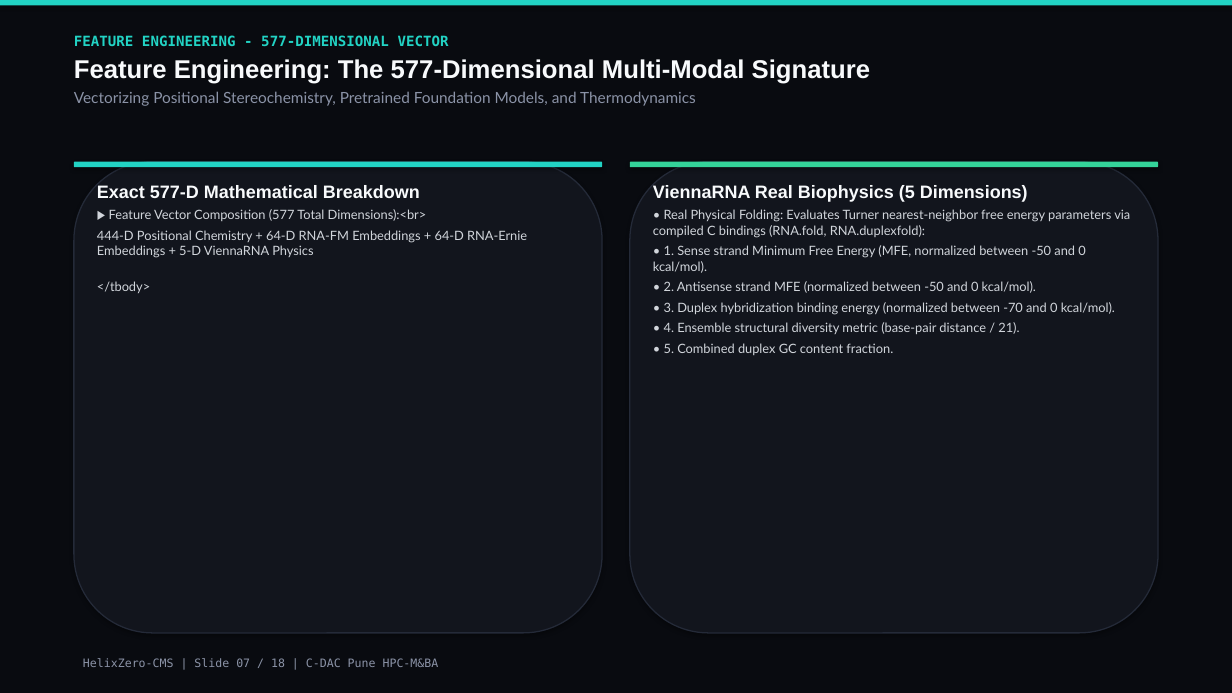
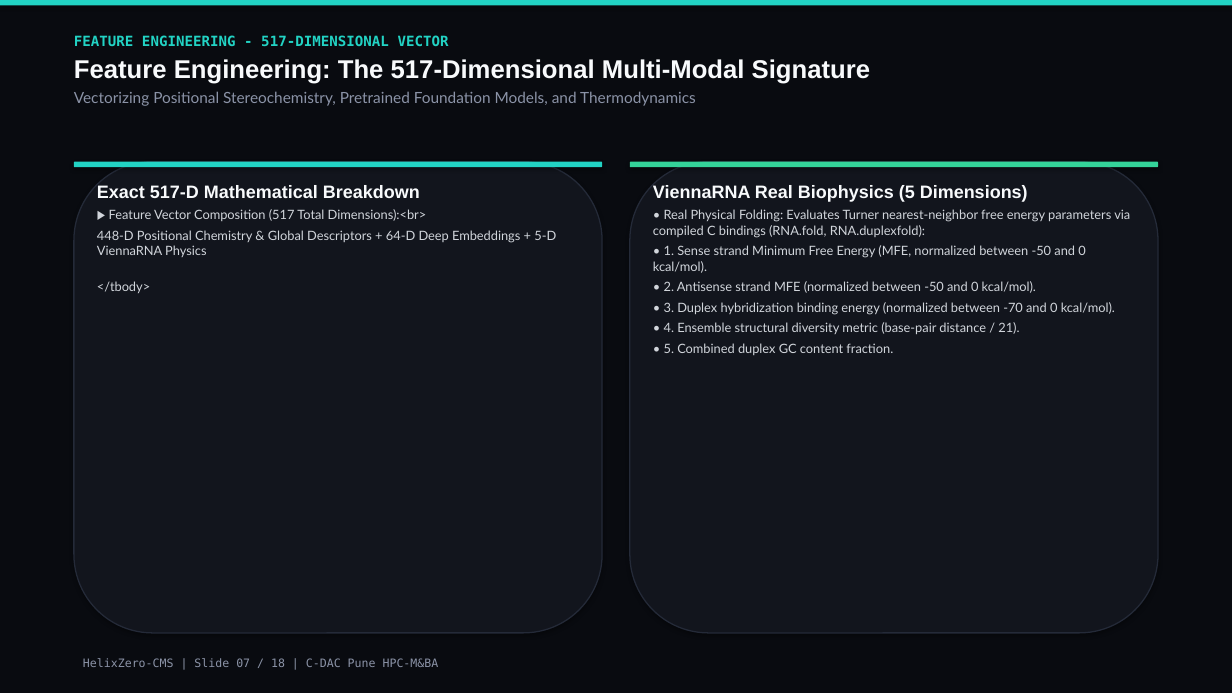
Before and after one commit to nitinjadhav888/Helixzerocms-CDAC, a slide deck: slide 7 of Paper/HelixZero_Software_Presentation.pptx. Drawn at 1232x693 pixels with LibreOffice and Linux fonts; fonts in the diff are those of the drawing. Boxes give left, top, right and bottom in pixels: in the first picture for what was removed or moved away, otherwise in the second. Text is boxed around its words. In the diff, an @@ line names an element or a change of style, - is before the commit and + after.

```diff
--- a/Paper/HelixZero_Software_Presentation.pptx
+++ b/Paper/HelixZero_Software_Presentation.pptx
@@ text at (74,35,870,84): text changed @@
-FEATURE ENGINEERING - 577-DIMENSIONAL VECTOR
-Feature Engineering: The 577-Dimensional Multi-Modal Signature
+FEATURE ENGINEERING - 517-DIMENSIONAL VECTOR
+Feature Engineering: The 517-Dimensional Multi-Modal Signature
@@ text at (97,185,556,257): text changed @@
-Exact 577-D Mathematical Breakdown
-▶ Feature Vector Composition (577 Total Dimensions):<br>
-444-D Positional Chemistry + 64-D RNA-FM Embeddings + 64-D RNA-Ernie Embeddings + 5-D ViennaRNA Physics
+Exact 517-D Mathematical Breakdown
+▶ Feature Vector Composition (517 Total Dimensions):<br>
+448-D Positional Chemistry & Global Descriptors + 64-D Deep Embeddings + 5-D ViennaRNA Physics
```
Also in this commit, not shown: 9 other slides changed, 41 other files.
